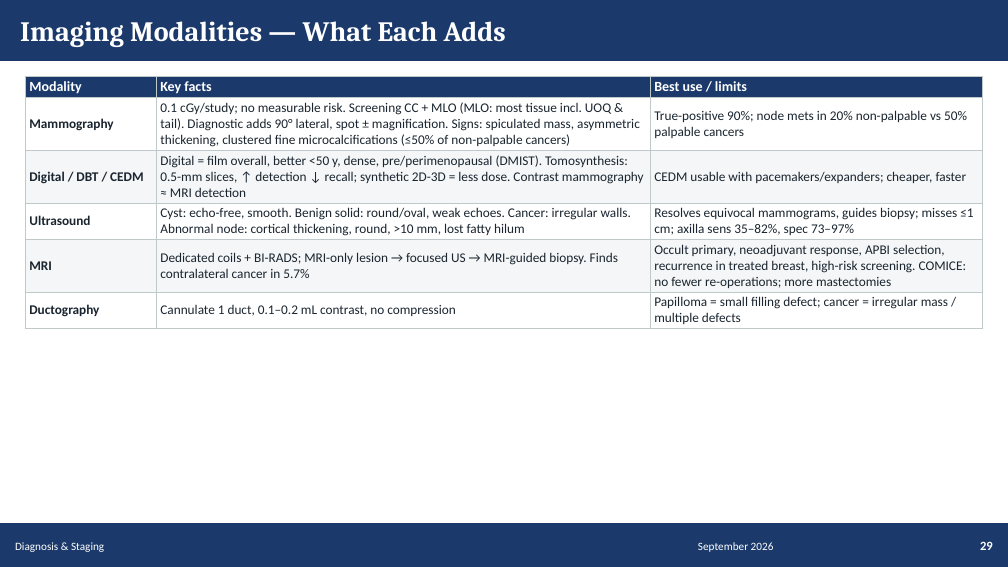
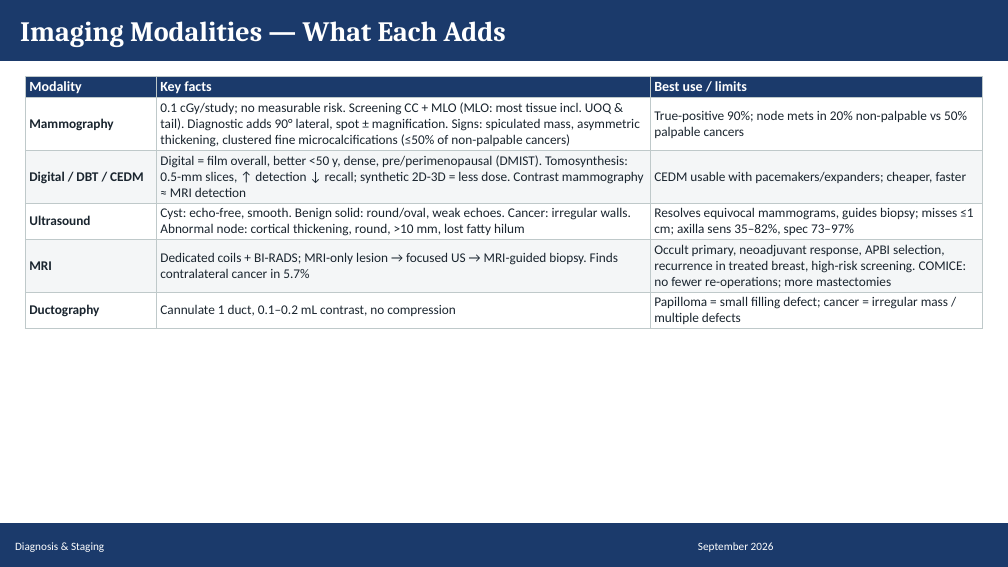
Before and after one commit to Muluamlak/Phone, a slide deck: slide 29 of BreastCancer_Management_Visual_65.pptx. Drawn at 1008x567 pixels with LibreOffice and Linux fonts; fonts in the diff are those of the drawing. Boxes give left, top, right and bottom in pixels: in the first picture for what was removed or moved away, otherwise in the second. Text is boxed around its words. In the diff, an @@ line names an element or a change of style, - is before the commit and + after.

```diff
--- a/BreastCancer_Management_Visual_65.pptx
+++ b/BreastCancer_Management_Visual_65.pptx
@@ text removed at bbox=[980, 541, 993, 550] @@
-29
```
Also in this commit, not shown: 64 other slides changed.
